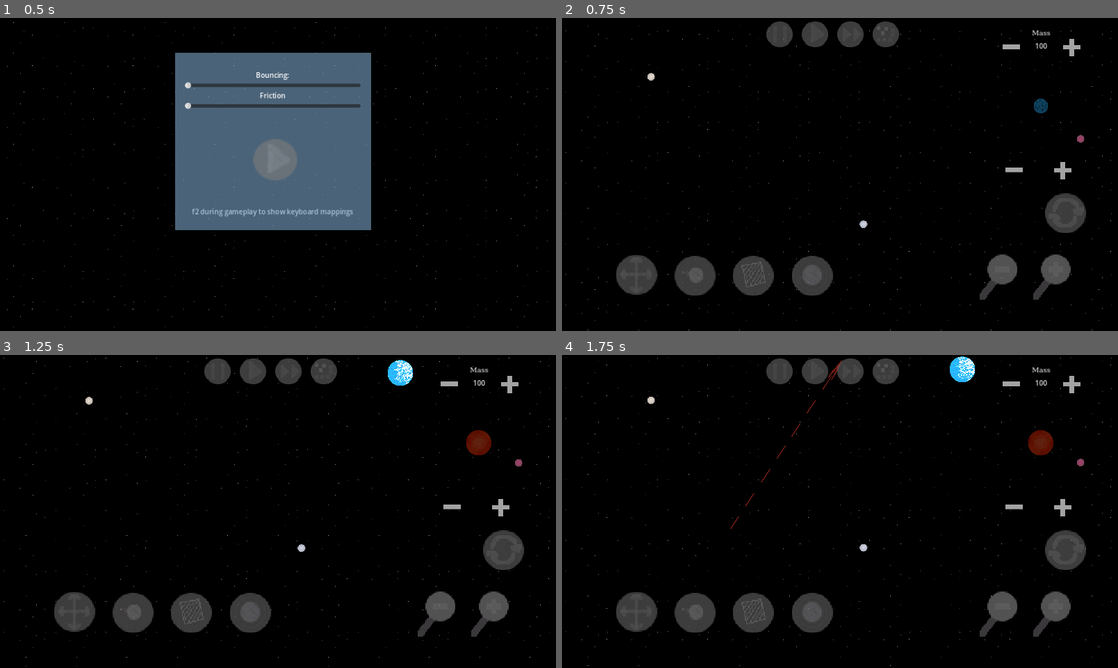
Above: before the commit, frames 1-4 (two rows, left to right).
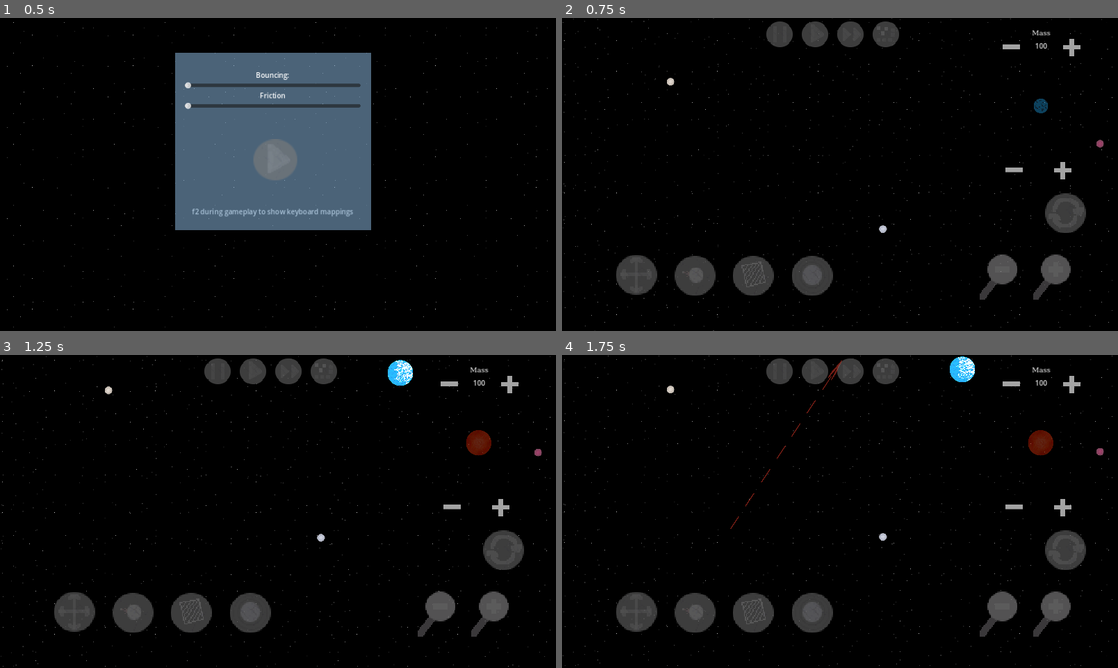
Above: after the commit, the same moments.

Repository: ArielLeiva/SimulacionGravitacional
Game: Godot game, scene res://scenes/main_menu.tscn
Two runs of this game, one before a commit and one after it. Both use one fixed random seed, a clock stepped at 60 frames per second and the inputs below. Sound files missing from this copy of the repository are replaced by a short silence.
Inputs (mouse positions are in pixels of both pictures, inside the frame that each line leads up to):
- Up to frame 1 (0.5 s): no input
- Up to frame 2 (0.75 s): tap Enter (start_game) at 0.5 s; move the mouse to (962, 158) at 0.52 s; hold F (fast_forward) from 0.53 s (still down); hold Down (camera_down) from 0.53 s (still down); click (962, 158) at 0.67 s
- Up to frame 3 (1.25 s): keep holding F (fast_forward); keep holding Down (camera_down)
- Up to frame 4 (1.75 s): release F (fast_forward) at 1.25 s; release Down (camera_down) at 1.25 s; drag from (728, 527) to (840, 358) at 1.27 s

Frame 1 is identical in both runs. In frame 2, 0.6% of the frame differs, in the area x 0-99%, y 0-100%; in frame 3, 0.6%; in frame 4, 0.6%.

Commit message:
Background mejorado

Diff:
--- a/scenes/balls.tscn
+++ b/scenes/balls.tscn
@@ -4,8 +4,8 @@
 [ext_resource type="Texture2D" uid="uid://dxl2e42w03ssw" path="res://assets/celestial_bodies/enana_blanca.png" id="2_4dy5d"]
 
 [sub_resource type="PhysicsMaterial" id="PhysicsMaterial_j0yhm"]
-friction = 0.0
-bounce = 1.0
+friction = 0.29
+bounce = 0.17
 
 [sub_resource type="CircleShape2D" id="CircleShape2D_04t88"]
 radius = 59.5
--- a/scenes/container.tscn
+++ b/scenes/container.tscn
@@ -2,8 +2,8 @@
 
 [ext_resource type="Script" path="res://scripts/container.gd" id="1_ada0w"]
 [ext_resource type="Script" path="res://scripts/node_killing.gd" id="1_mei8t"]
-[ext_resource type="Texture2D" uid="uid://blhr5qcj8mc1a" path="res://assets/general/fondo.png" id="2_nynu6"]
 [ext_resource type="Script" path="res://scripts/parallax.gd" id="3_18l67"]
+[ext_resource type="Texture2D" uid="uid://dv87y0be5s20a" path="res://assets/space/background1p2.png" id="5_41j1r"]
 [ext_resource type="Texture2D" uid="uid://djuau8lg4p88i" path="res://assets/space/background1.png" id="5_t2hoy"]
 [ext_resource type="Texture2D" uid="uid://b55in66ue3162" path="res://assets/space/background2.png" id="6_06d04"]
 
@@ -27,27 +27,12 @@
 shape = SubResource("RectangleShape2D_6ujro")
 disabled = true
 
-[node name="ParallaxBackground" type="ParallaxBackground" parent="LivingZone"]
-script = ExtResource("3_18l67")
-
-[node name="ParallaxLayer" type="ParallaxLayer" parent="LivingZone/ParallaxBackground"]
-visible = false
-motion_mirroring = Vector2(7680, 4320)
-
-[node name="TextureRect" type="TextureRect" parent="LivingZone/ParallaxBackground/ParallaxLayer"]
-offset_left = -9169.0
-offset_top = -5009.0
-offset_right = 9205.0
-offset_bottom = 5088.0
-texture = ExtResource("2_nynu6")
-stretch_mode = 1
-
 [node name="background0" type="ParallaxBackground" parent="LivingZone"]
 scroll_ignore_camera_zoom = true
 script = ExtResource("3_18l67")
 
 [node name="main_back" type="ParallaxLayer" parent="LivingZone/background0"]
-motion_scale = Vector2(0.045, 0.045)
+motion_scale = Vector2(0.08, 0.08)
 motion_mirroring = Vector2(1280, 720)
 
 [node name="TextureRect" type="TextureRect" parent="LivingZone/background0/main_back"]
@@ -56,8 +41,20 @@
 texture = ExtResource("5_t2hoy")
 metadata/_edit_use_anchors_ = true
 
+[node name="stars" type="ParallaxLayer" parent="LivingZone/background0"]
+modulate = Color(1, 1, 1, 0.662745)
+motion_scale = Vector2(0.075, 0.075)
+motion_mirroring = Vector2(1280, 720)
+
+[node name="TextureRect" type="TextureRect" parent="LivingZone/background0/stars"]
+texture_filter = 1
+offset_right = 40.0
+offset_bottom = 40.0
+texture = ExtResource("5_41j1r")
+metadata/_edit_use_anchors_ = true
+
 [node name="some_closer_stars" type="ParallaxLayer" parent="LivingZone/background0"]
-motion_scale = Vector2(0.06, 0.06)
+motion_scale = Vector2(0.13, 0.13)
 motion_mirroring = Vector2(1280, 720)
 
 [node name="TextureRect" type="TextureRect" parent="LivingZone/background0/some_closer_stars"]
Binary file added: assets/space/background1p2.png
Not shown, added: assets/space/background1p2.png.import
Not shown: 1 places in scenes/UI.tscn that only renumber resources
